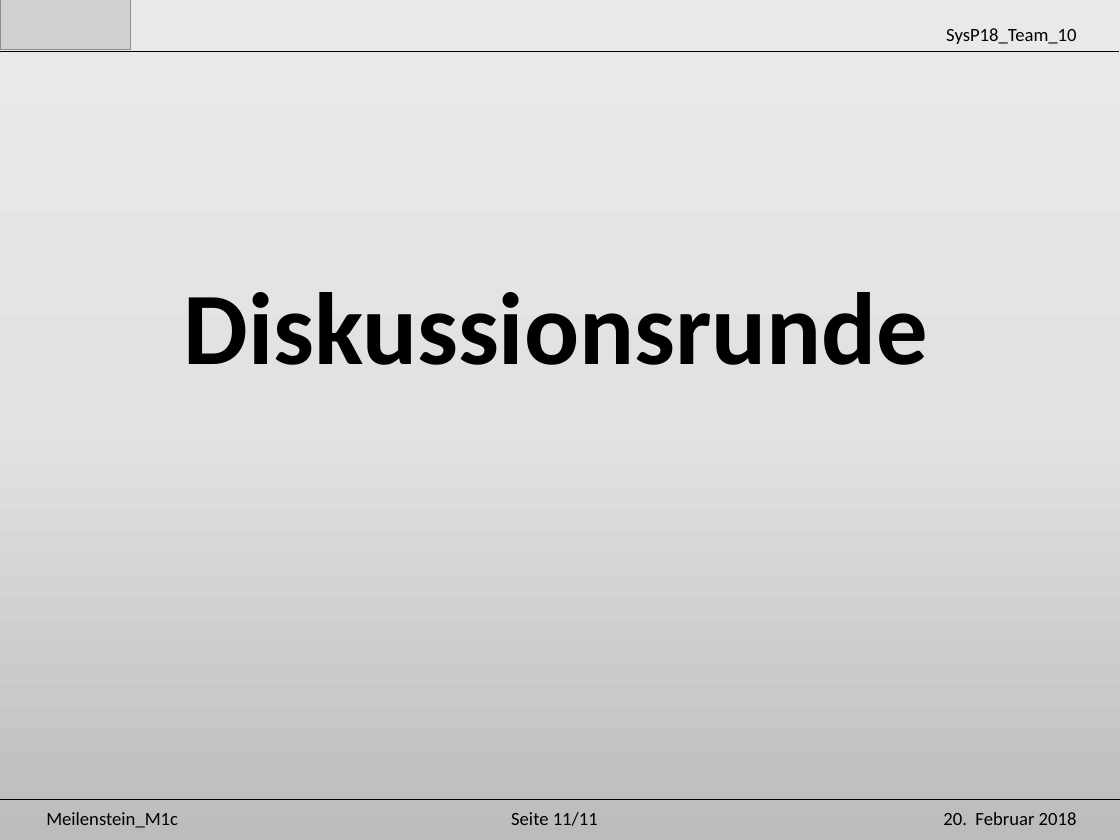
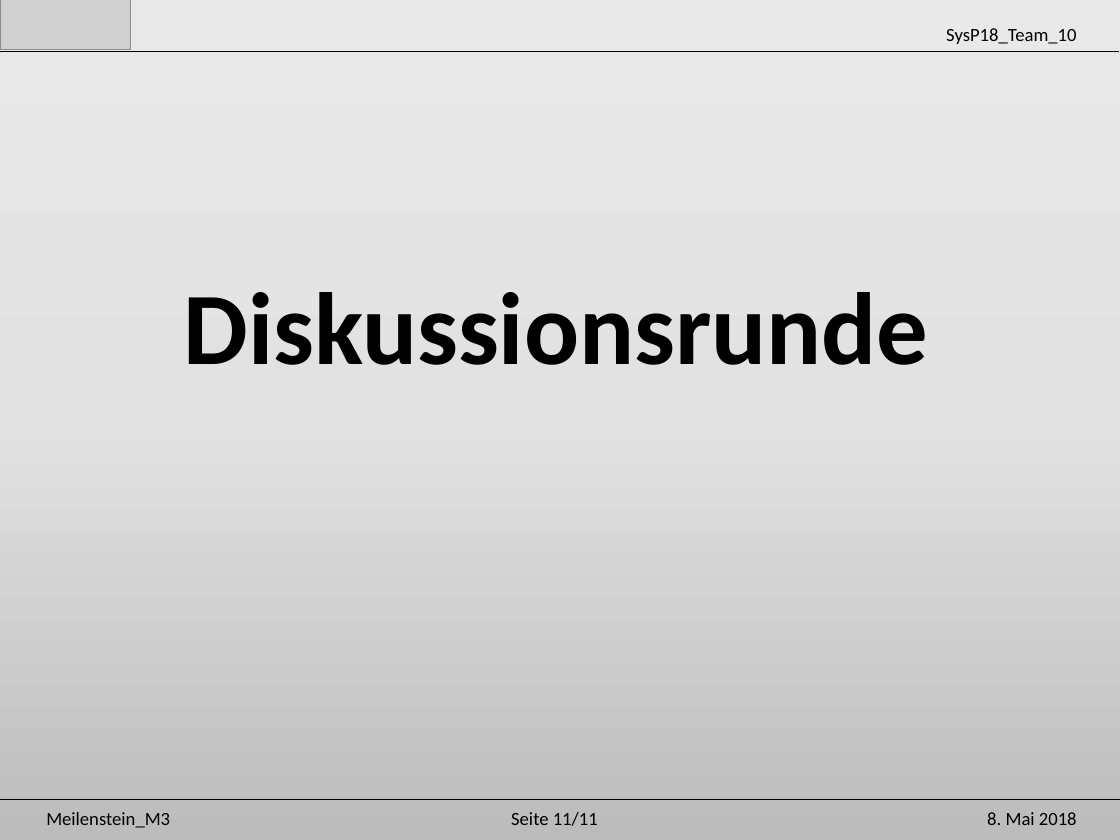
Before and after one commit to Unaqwyn/SysP18_1cv, a slide deck: slide 4 of 01_Organisation/02_Meilensteine/m3/Praesentation_m3.pptx (slide 3 before the commit). Drawn at 1120x840 pixels with LibreOffice and Linux fonts; fonts in the diff are those of the drawing; grey boxes stand for pictures. Boxes give left, top, right and bottom in pixels: in the first picture for what was removed or moved away, otherwise in the second. Text is boxed around its words. In the diff, an @@ line names an element or a change of style, - is before the commit and + after.

```diff
--- a/01_Organisation/02_Meilensteine/m3/Praesentation_m3.pptx
+++ b/01_Organisation/02_Meilensteine/m3/Praesentation_m3.pptx
@@ text at (46, 812, 170, 828): text changed @@
-Meilenstein_M1c
+Meilenstein_M3
@@ text at (987, 812, 1077, 825): text changed @@
-20. Februar 2018
+8. Mai 2018
```
Also in this commit, not shown: 1 slide added, 7 other files.
